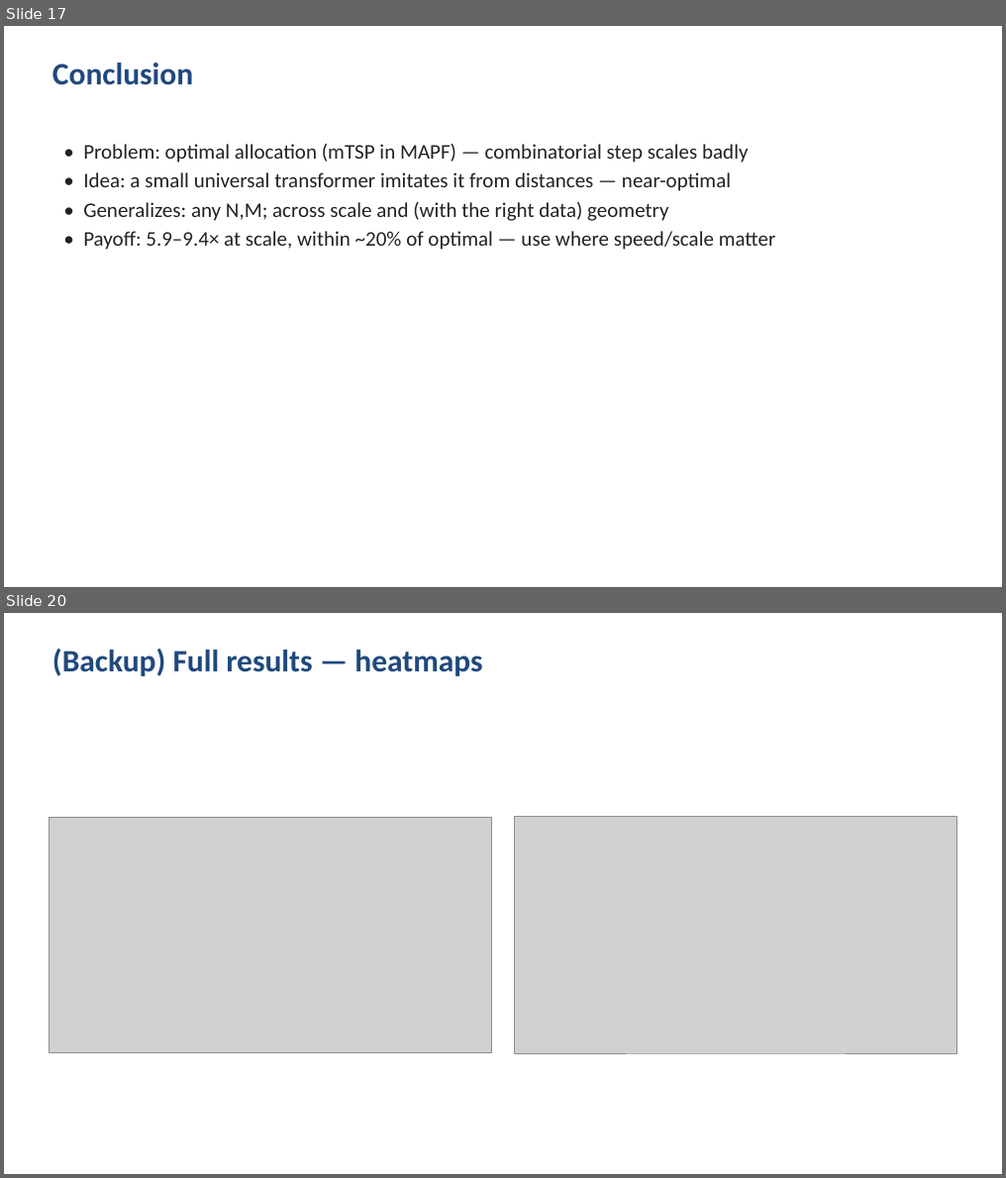
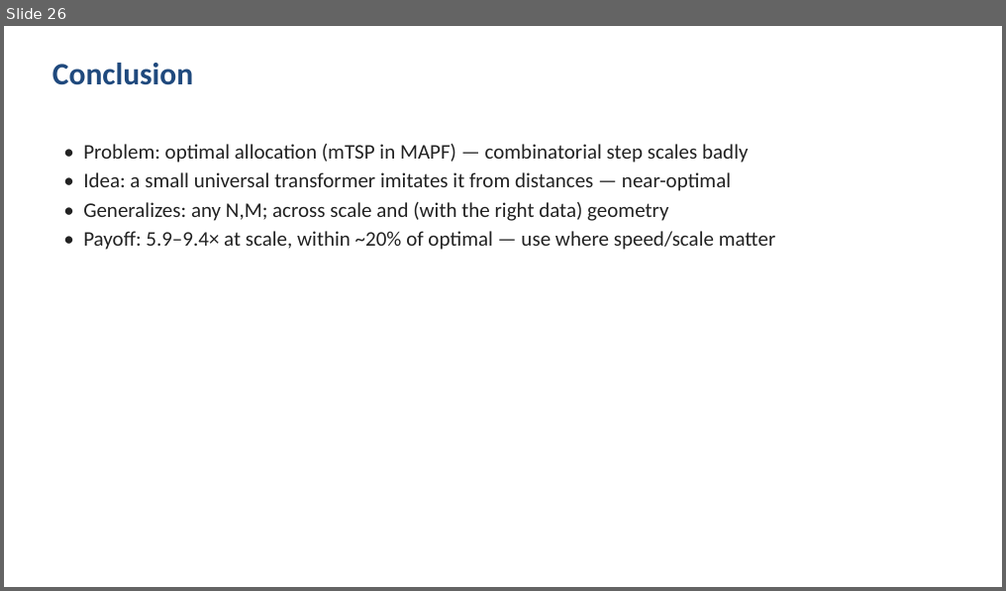
Before and after one commit to Dayan135/Neural_MCPF_Allocation, a slide deck: presentation/slides_claude.pptx. Shown one above the other, each under a label of ours: slides 17 and 20 before the commit, slide 26 after it; the slides between them are not shown. The pictures are 1006x1178 and 1006x591 pixels, drawn with LibreOffice and Linux fonts; fonts in the diff are those of the drawing; grey boxes stand for pictures. Boxes give left, top, right and bottom in pixels: in the first picture for what was removed or moved away, otherwise in the second. Text is boxed around its words. In the diff, an @@ line names an element or a change of style, - is before the commit and + after.

```diff
--- a/presentation/slides_claude.pptx
+++ b/presentation/slides_claude.pptx
@@ slide 20 removed at [4,613,1002,1174], background #FFFFFF @@
@@ text removed at [53,649,482,676] @@
-(Backup) Full results — heatmaps
@@ picture removed at [49,817,492,1053] @@
@@ picture removed at [515,816,957,1054] @@
@@ what was slide 17 is now slide 26 @@
```
Also in this commit, not shown: 7 slides changed, 11 slides added, 4 other slides removed, 20 other files.
